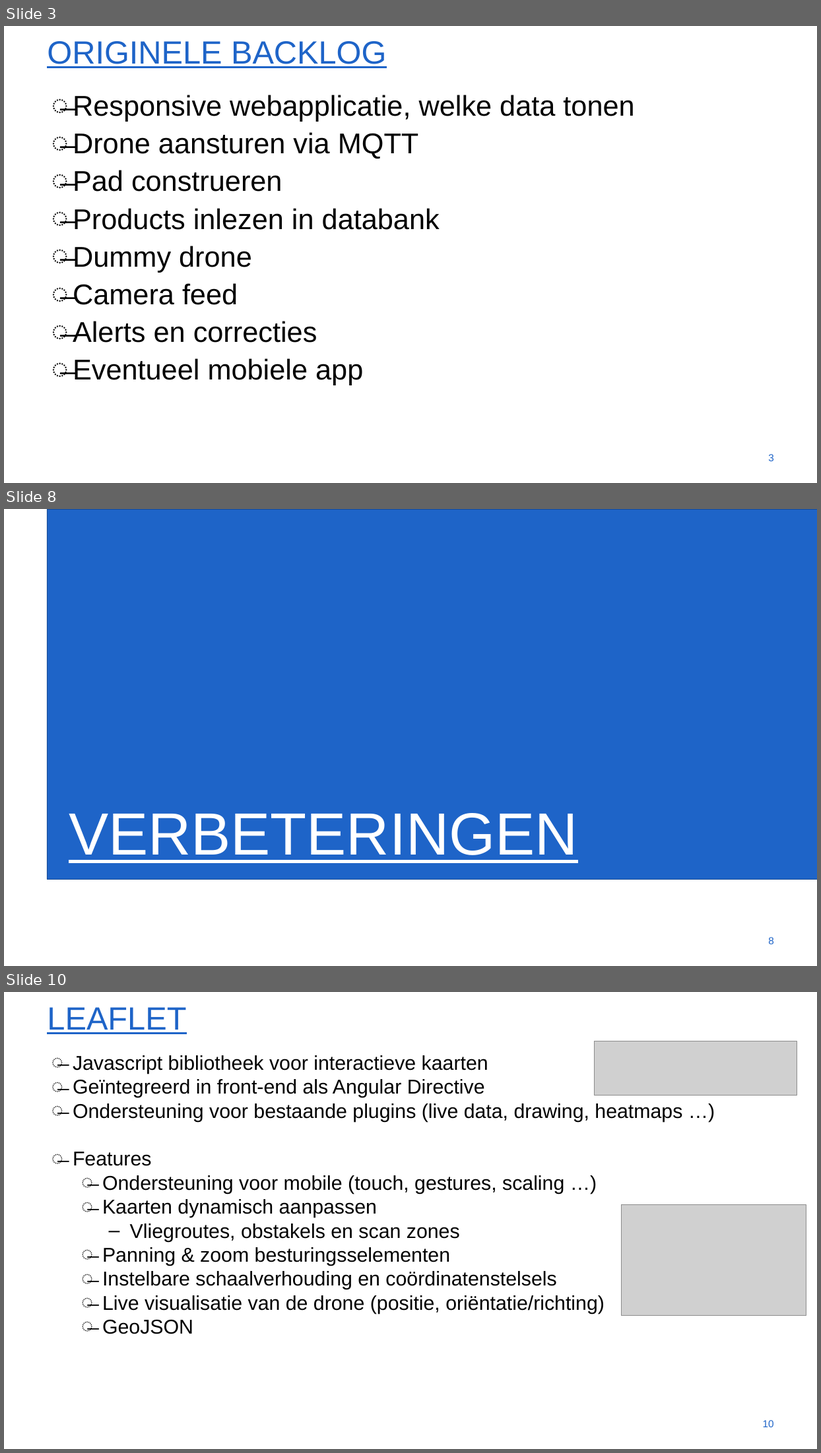
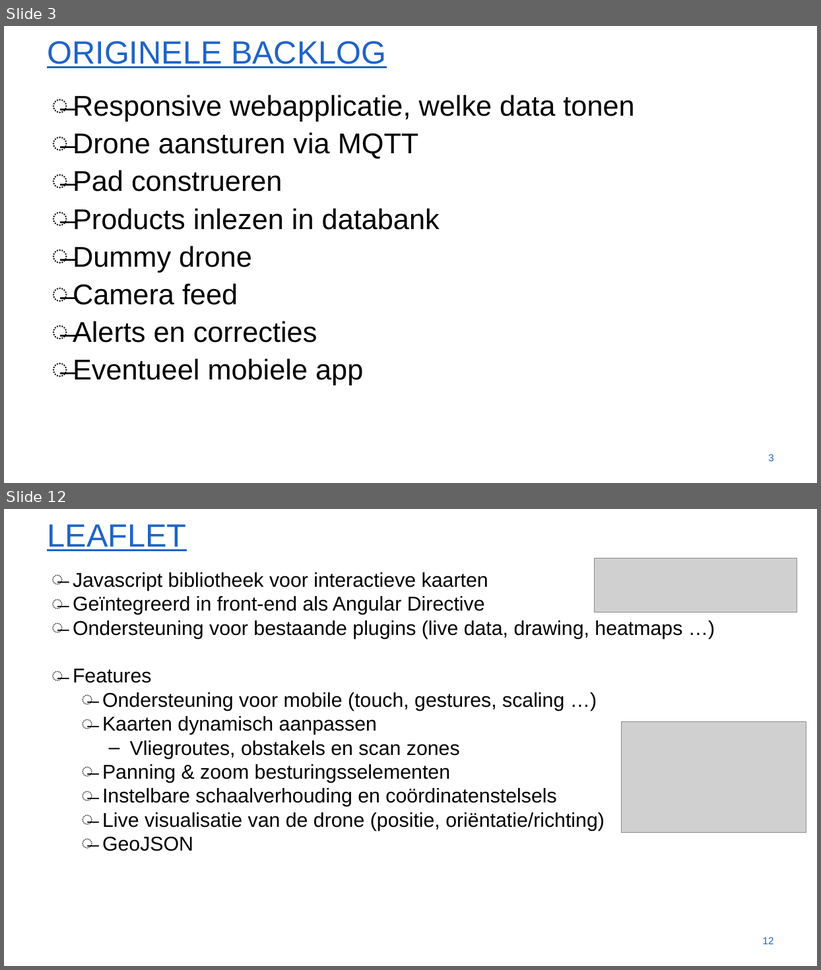
Before and after one commit to WouterStemgee/inventory-management-system-autonomous-drones, a slide deck: presentaties/EindPresentatie.pptx. Shown one above the other, each under a label of ours: slides 3, 8 and 10 before the commit, slides 3 and 12 after it; the slides between them are not shown. The pictures are 821x1453 and 821x970 pixels, drawn with LibreOffice and Linux fonts; fonts in the diff are those of the drawing; grey boxes stand for pictures; background and template pictures are left out. Boxes give left, top, right and bottom in pixels: in the first picture for what was removed or moved away, otherwise in the second. Text is boxed around its words. In the diff, an @@ line names an element or a change of style, - is before the commit and + after.

```diff
--- a/presentaties/EindPresentatie.pptx
+++ b/presentaties/EindPresentatie.pptx
@@ slide 8 removed at <box>4,509,817,966</box>, background #FFFFFF @@
@@ rectangle removed at <box>47,509,817,879</box> @@
@@ title removed at <box>69,813,578,863</box> @@
-VERBETERINGEN
@@ page number removed at <box>768,937,774,945</box> @@
-8
@@ what was slide 10 is now slide 12 @@
@@ page number at <box>763,937,774,945</box>: text changed @@
-10
+12
```
Also in this commit, not shown: 6 slides changed, 12 slides added, 5 other slides removed.
